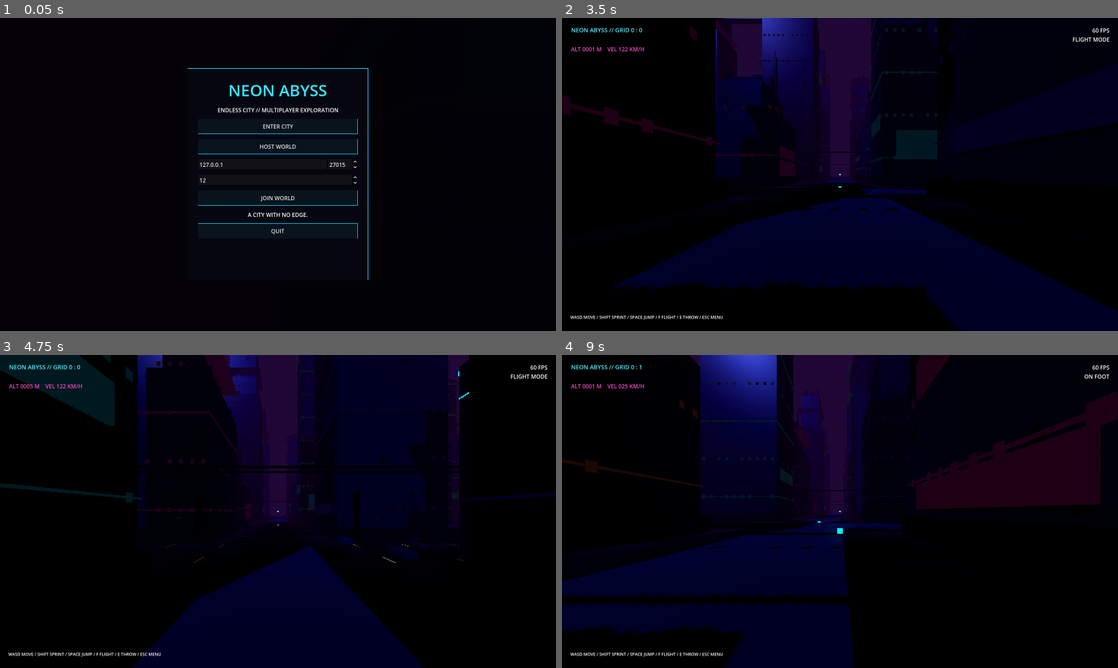
Above: before the commit, frames 1-4 (two rows, left to right).
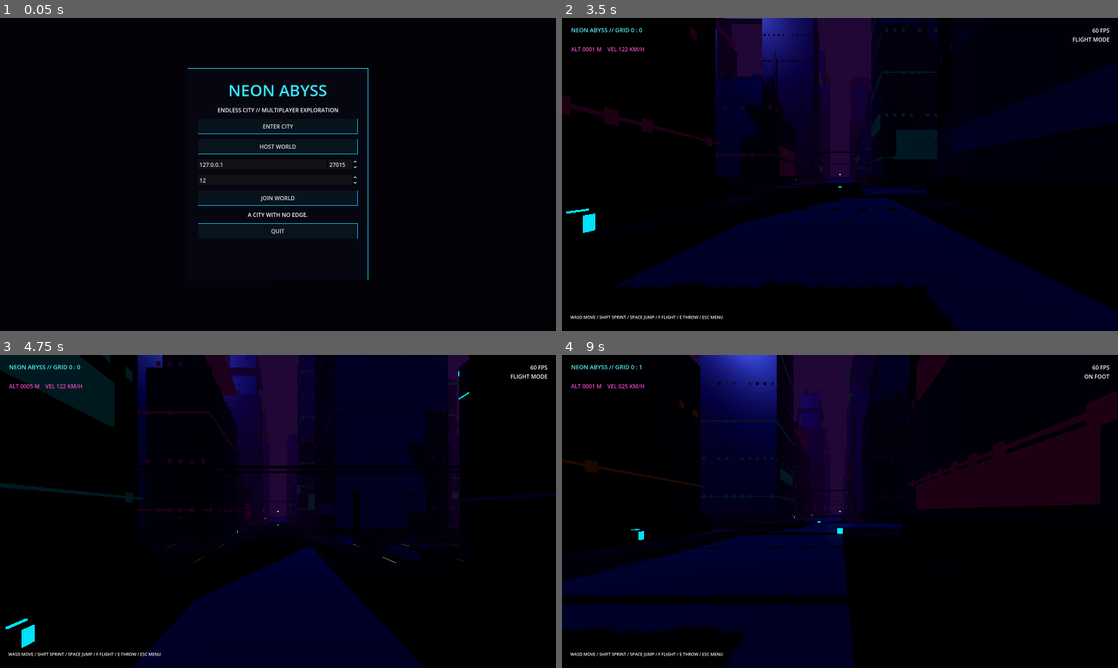
Above: after the commit, the same moments.

Repository: Liladizilla/neon-abyss
Game: Godot game, scene res://scenes/main.tscn
The game is run twice, just before and just after one commit, with the same random seed, the same clock (stepped at 60 frames per second) and the same inputs.
Inputs (mouse positions are in pixels of both pictures, inside the frame that each line leads up to):
- Up to frame 1 (0.05 s): no input
- Up to frame 2 (3.5 s): click "ENTER CITY" at 0.5 s; tap Enter at 1.25 s; move the mouse to (867, 174) at 1.27 s; hold Shift (sprint) 1.28-2.03 s; hold W (move_forward) from 1.28 s (still down); tap Space (jump) at 1.52, 2.27 s; move the mouse to (812, 174) at 2.02 s; tap E (throw_prop) at 2.1 s; move the mouse to (851, 168) at 2.77 s; hold F (toggle_flight) from 2.78 s (still down)
- Up to frame 3 (4.75 s): keep holding W (move_forward); move the mouse to (272, 517) at 3.52 s; release F (toggle_flight) at 3.53 s; tap Ctrl at 3.6 s; tap Space (jump) at 3.77, 4.52 s; move the mouse to (316, 514) at 4.27 s; hold Shift (sprint) from 4.28 s (still down)
- Up to frame 4 (9 s): move the mouse to (795, 508) at 5.02 s; release Shift (sprint) at 5.03 s; tap E (throw_prop) at 5.1, 8.1 s; tap Space (jump) at 5.27, 6.77, 7.52, 8.27 s; move the mouse to (845, 511) at 5.77 s; hold F (toggle_flight) 5.78-6.53 s; move the mouse to (817, 505) at 6.52 s; release W (move_forward) at 6.53 s; hold D (move_right) 6.53-7.28 s; tap Ctrl at 6.6 s; move the mouse to (867, 511) at 7.27 s; hold Shift (sprint) 7.28-8.03 s; hold W (move_forward) from 7.28 s (still down); move the mouse to (812, 511) at 8.02 s; move the mouse to (851, 505) at 8.77 s; hold F (toggle_flight) from 8.78 s (still down)

Frame 1 is identical in both runs. In frame 2, 0.2% of the frame differs, in the area x 0-49%, y 50-69%; in frame 3, 0.2%, in the area x 1-48%, y 52-94%; in frame 4, less than 0.1%.

Commit message:
feat: add rental terminals to procedural buildings

Diff:
--- a/scripts/city_chunk.gd
+++ b/scripts/city_chunk.gd
@@ -218,6 +218,12 @@
                 pos.z+=(d/2+0.22)*(-1.0 if side==2 else 1.0) if side>=2 else 0.0
                 trim_tx.append(Transform3D(Basis.from_scale(sz),pos))
                 trim_colors.append(neon)
+            var building_index=ix*2+iz
+            var entrance_local=Vector3(x+w*0.5+2.4,0,z)
+            _add_lobby_terminal(entrance_local,building_index)
+            var manager=get_tree().get_first_node_in_group("rental_manager")
+            if is_instance_valid(manager):
+                manager.register_building(coord,building_index,floors,to_global(entrance_local+Vector3(0,1,0)),style)
     # Skybridges join adjacent towers only when both have tall enough structural cores.
     for i in colliders.size():
         for j in range(i+1,colliders.size()):
@@ -257,6 +263,42 @@
             cs.position=data.p
             physics.add_child(cs)
         add_child(physics)
+func _add_lobby_terminal(local_position:Vector3,building_index:int):
+    var kiosk=Node3D.new()
+    kiosk.name="RentalTerminal_%d"%building_index
+    kiosk.position=local_position
+    add_child(kiosk)
+    var body=MeshInstance3D.new()
+    var body_mesh=BoxMesh.new()
+    body_mesh.size=Vector3(0.9,1.35,0.55)
+    body.mesh=body_mesh
+    var shell=StandardMaterial3D.new()
+    shell.albedo_color=Color(0.025,0.045,0.075)
+    shell.metallic=0.72
+    shell.roughness=0.24
+    body.material_override=shell
+    body.position.y=0.68
+    kiosk.add_child(body)
+    var screen=MeshInstance3D.new()
+    var screen_mesh=BoxMesh.new()
+    screen_mesh.size=Vector3(0.07,0.72,0.38)
+    screen.mesh=screen_mesh
+    var display=StandardMaterial3D.new()
+    display.shading_mode=BaseMaterial3D.SHADING_MODE_UNSHADED
+    display.albedo_color=Color(0.0,0.8,1.0)
+    display.emission_enabled=true
+    display.emission=Color(0.0,0.62,1.0)
+    display.emission_energy_multiplier=2.4
+    screen.material_override=display
+    screen.position=Vector3(0.47,0.88,0)
+    kiosk.add_child(screen)
+    var indicator=MeshInstance3D.new()
+    var indicator_mesh=BoxMesh.new()
+    indicator_mesh.size=Vector3(0.12,0.08,0.62)
+    indicator.mesh=indicator_mesh
+    indicator.material_override=display
+    indicator.position=Vector3(0,1.39,0)
+    kiosk.add_child(indicator)
 func _instances(label,tx:Array[Transform3D],colors:Array[Color],tint:Color,emissive:bool,mesh:Mesh=null):
     var mm=MultiMesh.new()
     mm.transform_format=MultiMesh.TRANSFORM_3D
